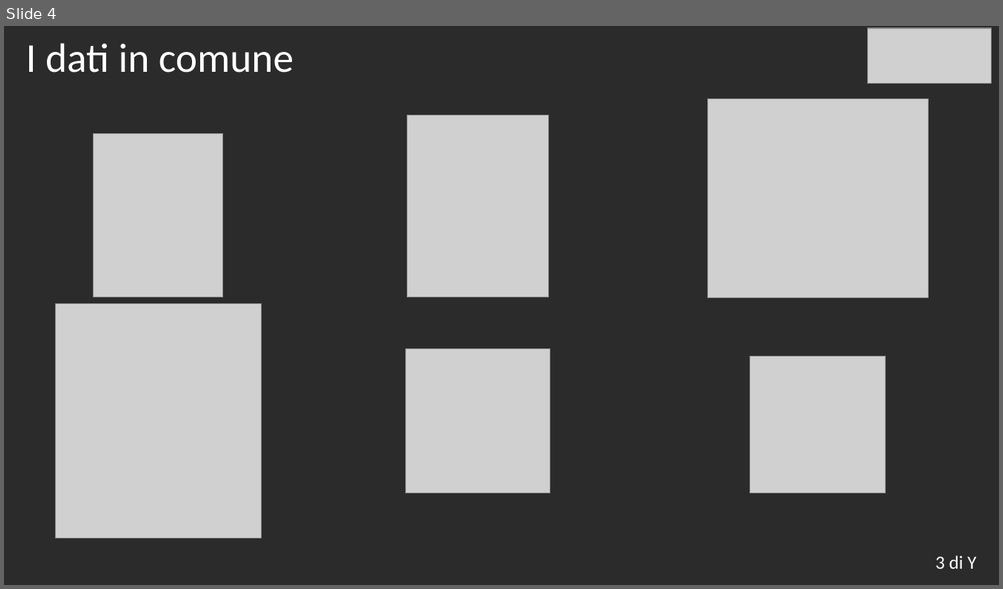
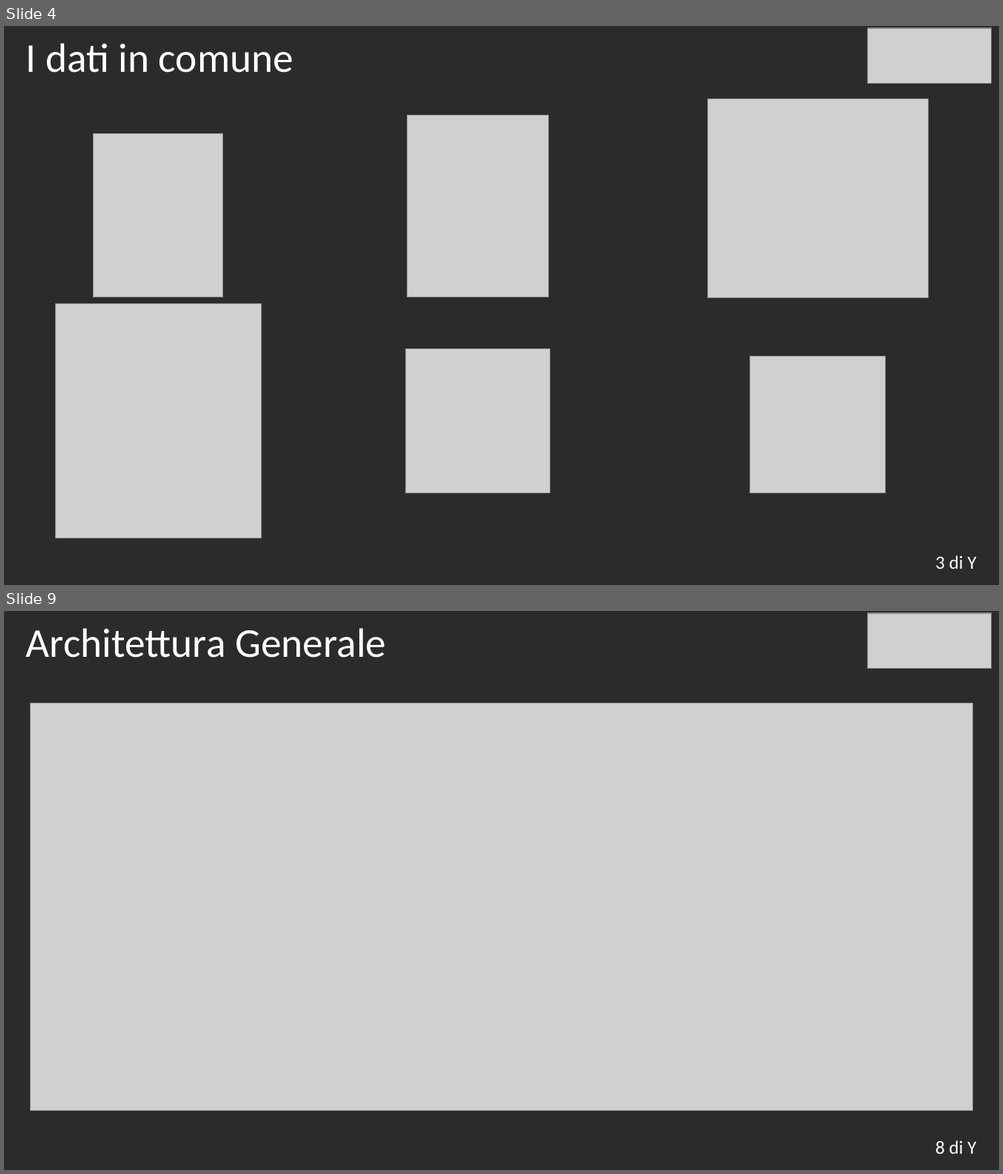
Before and after one commit to avenier/tesi, a slide deck: TemplatePresentazioneLaurea.pptx. Shown one above the other, each under a label of ours: slide 4 before the commit, slides 4 and 9 after it; the slides between them are not shown. The pictures are 1003x589 and 1003x1174 pixels, drawn with LibreOffice and Linux fonts; fonts in the diff are those of the drawing; grey boxes stand for pictures; background and template pictures are left out; a plain dark background stands for a picture behind light text. Boxes give left, top, right and bottom in pixels: in the first picture for what was removed or moved away, otherwise in the second. Text is boxed around its words. In the diff, an @@ line names an element or a change of style, - is before the commit and + after.

```diff
--- a/TemplatePresentazioneLaurea.pptx
+++ b/TemplatePresentazioneLaurea.pptx
@@ slide 9 added at [4, 611, 999, 1170], background picture (left out) @@
@@ title added at [26, 628, 386, 658], 39.6 pt, text #FFFFFF @@
+Architettura Generale
@@ picture added at [868, 613, 990, 669] @@
@@ picture added at [30, 703, 973, 1111] @@
@@ text added at [935, 1141, 976, 1154], 18 pt, text #FFFFFF @@
+8 di Y
```
Also in this commit, not shown: 1 slide changed, 4 other slides added.
